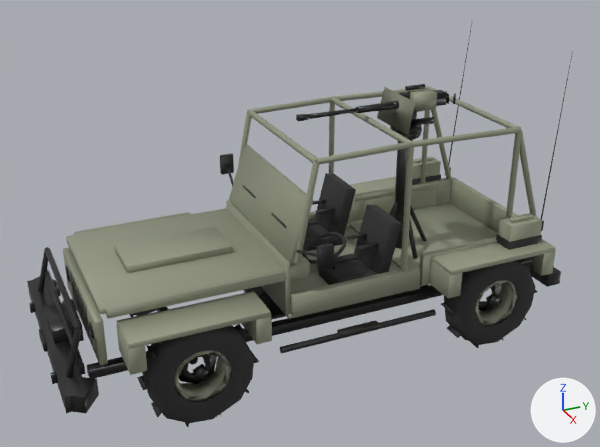
Renders of the glTF model aivilo/assets/vehicles/jeep.glb from each side of a commit.
The view is the same before and after, from a 50 mm camera at (5.86, -2.79, 3.96) aimed at (0.07, -0.18, 1.06). Lighting does not change. The marker at lower right points along +X, +Y and +Z. The older version comes first. Where no turn or scale is listed for an object, it has been applied to the vertices.

Names of what the first picture shows: 'body', 'mg_gun', 'mg_turret', 'wheel_fl', 'wheel_rl' and 2 more.
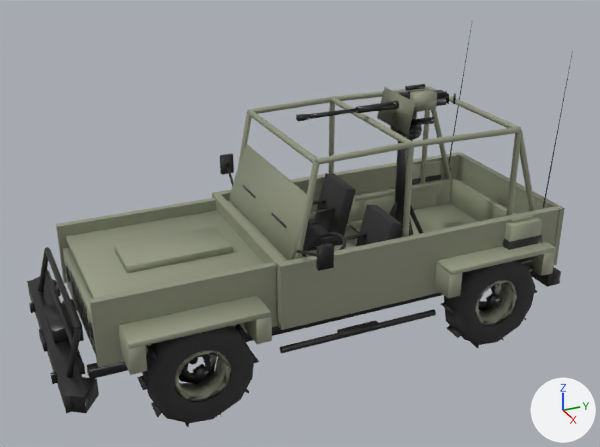
Boxes (x1, y1, x2, y2) around the edits, measured in the pictures (600 x 447 px):
part 1 of me_body, added
    after: (89, 262, 278, 368)
part 2 of me_body, added
    after: (56, 198, 216, 283)
part 3 of me_body, added
    after: (277, 206, 560, 330)
part 4 of me_body, added
    after: (212, 153, 459, 212)
part 5 of me_body, added
    after: (213, 194, 284, 320)
part 6 of me_body, added
    after: (456, 152, 565, 265)

Diff of the bpy script that builds the scene:
```diff
--- a/aivilo/assets/vehicles/jeep.glb.py
+++ b/aivilo/assets/vehicles/jeep.glb.py
@@ me_body @@
 # used by ob_body; location = (0.0, 0.0, 0.0)
-me_body.from_pydata(...)  # 4323 vertices, 8066 faces; spans x -1.07..1.07, y -2.37..2.07, z 0.32..2.45
+me_body.from_pydata(...)  # 4371 vertices, 8138 faces; spans x -1.07..1.07, y -2.37..2.07, z 0.32..2.45
+# me_body part 1: a new loose piece, a box spanning x 0.66..0.72, y -2.05..-0.65, z 0.55..1.08, in mat_militarypaint (grey #939781)
+# me_body part 2: a new loose piece, a box spanning x -0.72..-0.66, y -2.05..-0.65, z 0.55..1.08, in mat_militarypaint (grey #939781)
+# me_body part 3: a new loose piece, a box spanning x 0.72..0.79, y -0.66..1.95, z 0.55..1.1, in mat_militarypaint (grey #939781)
+# me_body part 4: a new loose piece, a box spanning x -0.79..-0.72, y -0.66..1.95, z 0.55..1.1, in mat_militarypaint (grey #939781)
+# me_body part 5: a new loose piece, a box spanning x -0.72..0.72, y -0.67..-0.6, z 0.6..1.1, in mat_militarypaint (grey #939781)
+# me_body part 6: a new loose piece, a box spanning x -0.79..0.79, y 1.94..2.0, z 0.55..1.1, in mat_militarypaint (grey #939781)
 me_body.materials.append(mat_militarypaint)
```
